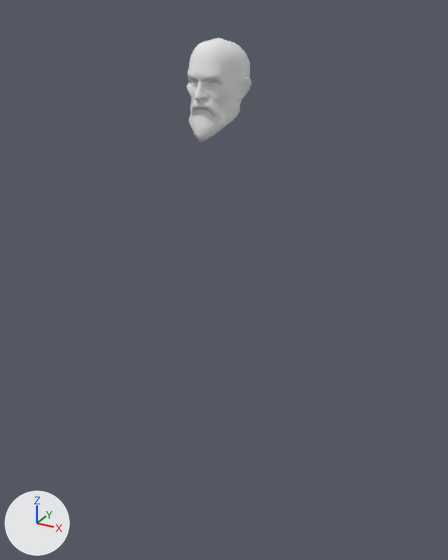
The Blender file content/models/heroes/Sohei.blend, before and after one commit.
Before and after are seen from a 50 mm camera at (89.2, -161.3, 162.2) aimed at (0.8, -0.6, 81.8). The axes (+X, +Y, +Z) are drawn at lower left. The lights are the same throughout. Mesh edges are drawn as thin lines on the coarser meshes.

The first picture shows 'omniknight_base_head_Untitled.003'.
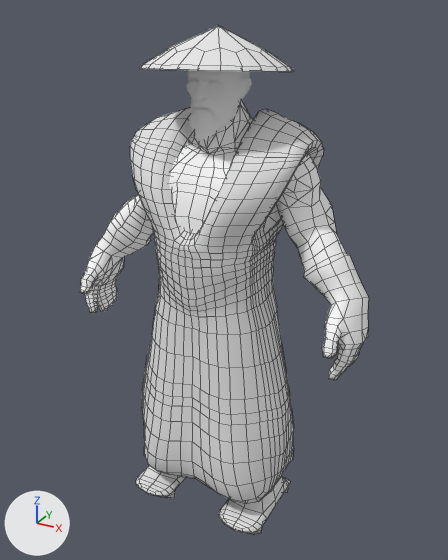
Changed parts and their boxes (x1, y1, x2, y2) in the pictures (448 x 560 px):
'robe', shown: after (130, 108, 323, 534)
'juggernaut_base', shown: after (79, 101, 369, 380)
'hat', shown: after (139, 26, 294, 72)

The change, as a diff of the scene's bpy script:
```diff
--- a/content/models/heroes/Sohei.blend.py
+++ b/content/models/heroes/Sohei.blend.py
@@ ob_hat @@
 ob_hat.location = (0.0, 0.0, 0.0)
-ob_hat.hide_viewport = True
@@ ob_robe @@
 ob_robe.location = (0.0, 0.0, 0.0)
-ob_robe.hide_viewport = True
@@ ob_juggernaut_base @@
 ob_juggernaut_base.location = (0.0, 0.0, 0.0)
-ob_juggernaut_base.hide_viewport = True
```
